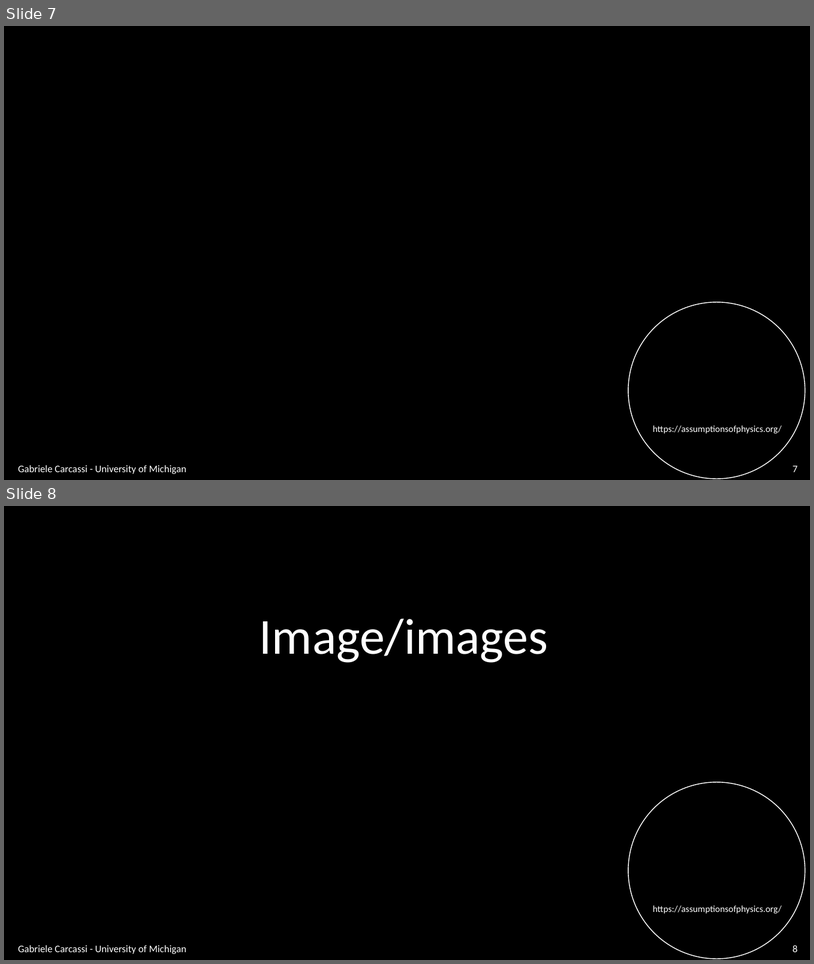
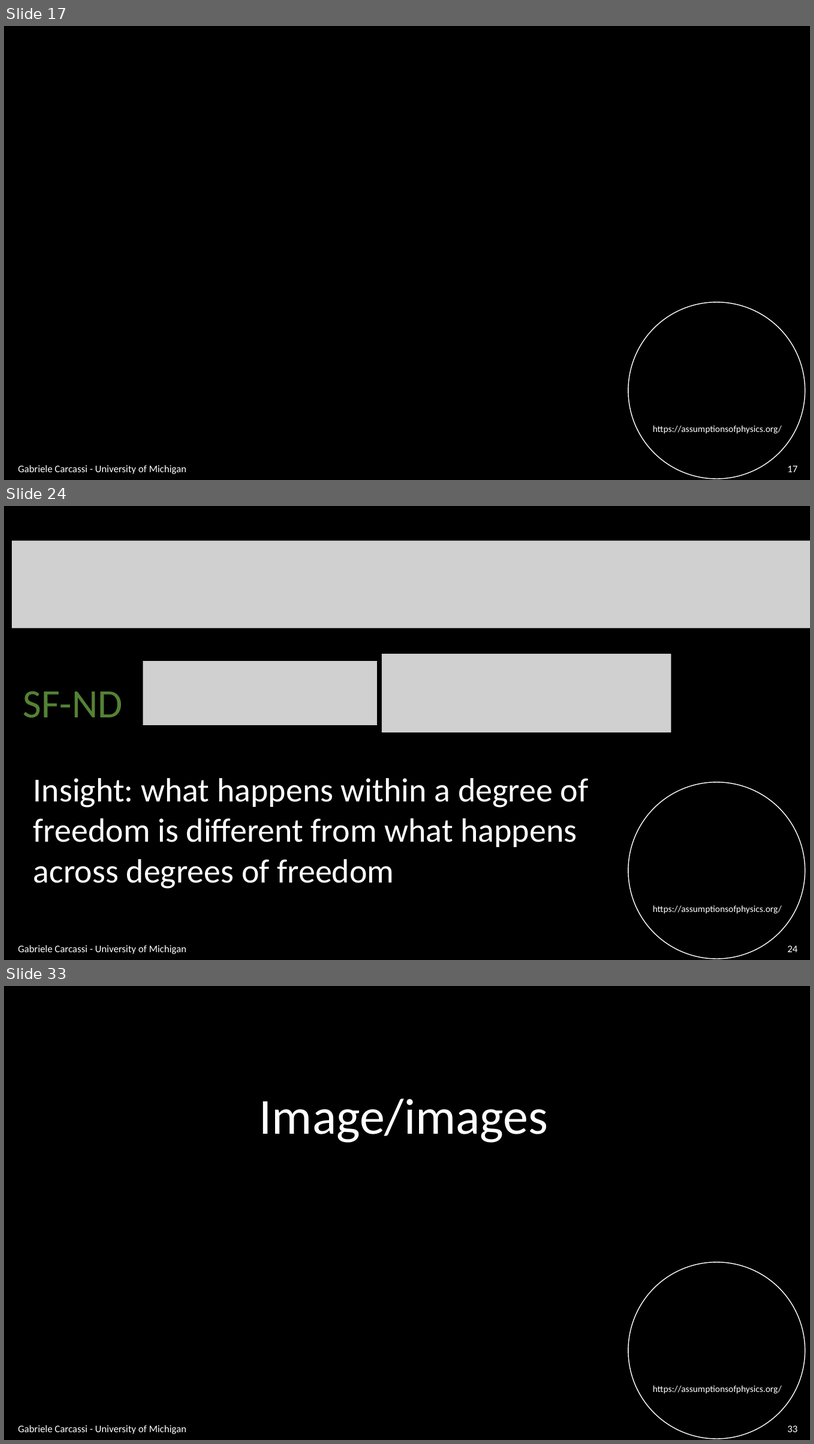
Before and after one commit to assumptionsofphysics/slides, a slide deck: BookCompanions-v2/RP-Class-4.pptx. Shown one above the other, each under a label of ours: slides 7 and 8 before the commit, slides 17, 24 and 33 after it; the slides between them are not shown. The pictures are 814x964 and 814x1444 pixels, drawn with LibreOffice and Linux fonts; fonts in the diff are those of the drawing; grey boxes stand for pictures; background and template pictures are left out. Boxes give left, top, right and bottom in pixels: in the first picture for what was removed or moved away, otherwise in the second. Text is boxed around its words. In the diff, an @@ line names an element or a change of style, - is before the commit and + after.

```diff
--- a/BookCompanions-v2/RP-Class-4.pptx
+++ b/BookCompanions-v2/RP-Class-4.pptx
@@ slide 24 added at bbox=[4, 506, 810, 960], background #000000; not listed: 2 template elements that a slide beside it also shows @@
@@ picture added at bbox=[12, 540, 810, 628] @@
@@ picture added at bbox=[143, 661, 377, 725] @@
@@ picture added at bbox=[382, 654, 672, 732] @@
@@ text added at bbox=[23, 691, 123, 718], 48 pt, text #548235 @@
+SF-ND
@@ text added at bbox=[33, 778, 589, 888], 40 pt, text #FFFFFF @@
+Insight: what happens within a degree of
+freedom is different from what happens
+across degrees of freedom
@@ text added at bbox=[18, 945, 186, 954], 12 pt, text #FFFFFF @@
+Gabriele Carcassi - University of Michigan
@@ page number added at bbox=[788, 945, 798, 952], 12 pt, text #FFFFFF @@
+24
@@ what was slide 7 is now slide 17 @@
@@ page number at bbox=[788, 465, 798, 472]: text changed @@
-7
+17
@@ what was slide 8 is now slide 33 @@
@@ page number at bbox=[788, 1425, 798, 1432]: text changed @@
-8
+33
```
Also in this commit, not shown: 2 slides changed, 24 other slides added.
